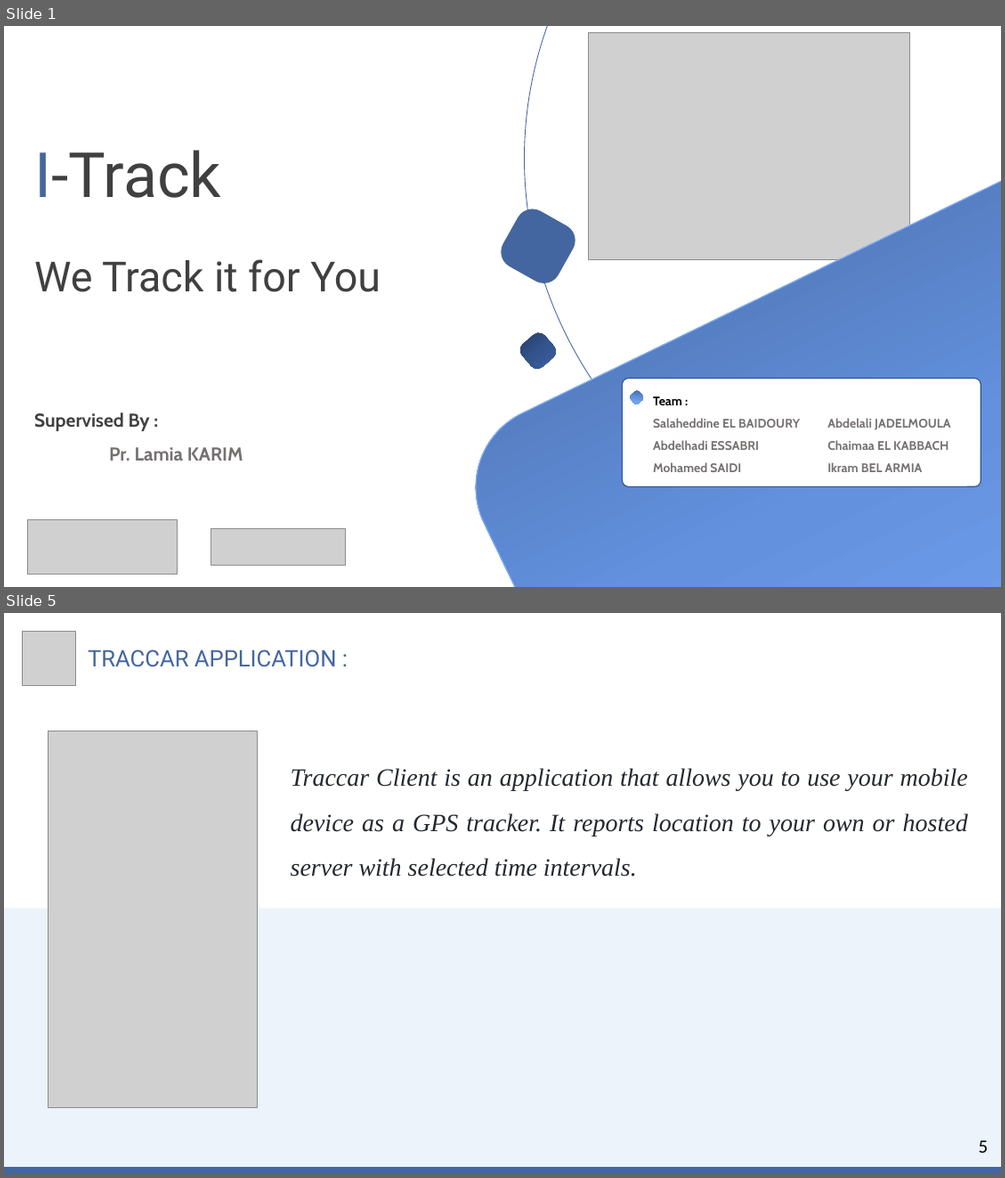
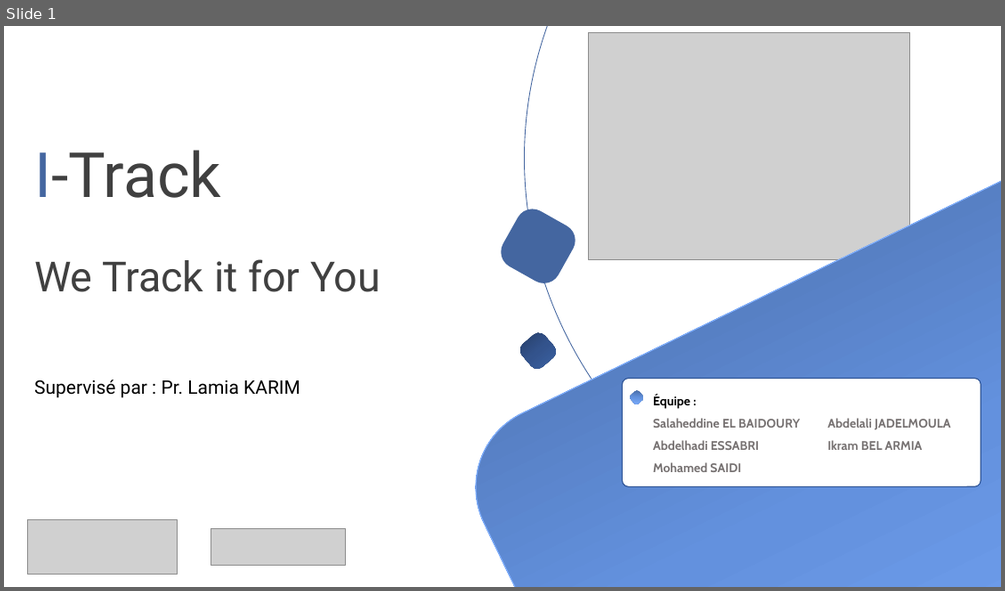
Before and after one commit to MiSalah/Real-Time-Data-Streaming-Analytics-System-for-tracking-Pedestrians, a slide deck: Progress' Presentations/Etat d'avancement - S1.pptx. Shown one above the other, each under a label of ours: slides 1 and 5 before the commit, slide 1 after it; the slides between them are not shown. The pictures are 1005x1178 and 1005x591 pixels, drawn with LibreOffice and Linux fonts; fonts in the diff are those of the drawing; grey boxes stand for pictures. Boxes give left, top, right and bottom in pixels: in the first picture for what was removed or moved away, otherwise in the second. Text is boxed around its words. In the diff, an @@ line names an element or a change of style, - is before the commit and + after.

```diff
--- a/Progress' Presentations/Etat d'avancement - S1.pptx
+++ b/Progress' Presentations/Etat d'avancement - S1.pptx
@@ slide 5 removed at (x1=4, y1=613, x2=1001, y2=1174), background #FFFFFF @@
@@ picture removed at (x1=22, y1=631, x2=76, y2=686) @@
@@ text removed at (x1=88, y1=649, x2=337, y2=667) @@
-TRACCAR APPLICATION :
@@ picture removed at (x1=48, y1=731, x2=258, y2=1107) @@
@@ text removed at (x1=291, y1=768, x2=968, y2=876) @@
-Traccar Client is an application that allows you to use your mobile device as a GPS tracker. It reports location to your own or hosted server with selected time intervals.
@@ rectangle removed at (x1=4, y1=908, x2=1001, y2=1167) @@
@@ text removed at (x1=979, y1=1140, x2=988, y2=1152) @@
-5
@@ rectangle removed at (x1=4, y1=1167, x2=1001, y2=1174) @@
@@ slide 1 changed as well @@
@@ text at (x1=34, y1=379, x2=300, y2=398): text changed; font Cabin to Roboto; text colour #404040 to #000000; bold off @@
-Supervised By :
-Pr. Lamia KARIM
+Supervisé par : Pr. Lamia KARIM
@@ text at (x1=653, y1=394, x2=690, y2=409): text changed @@
-Team :
+Équipe :
@@ text at (x1=827, y1=440, x2=948, y2=450): paragraph removed @@
-Chaimaa EL KABBACH
```
Also in this commit, not shown: 2 other slides changed, 11 slides added, 3 other slides removed, 2 other files.
